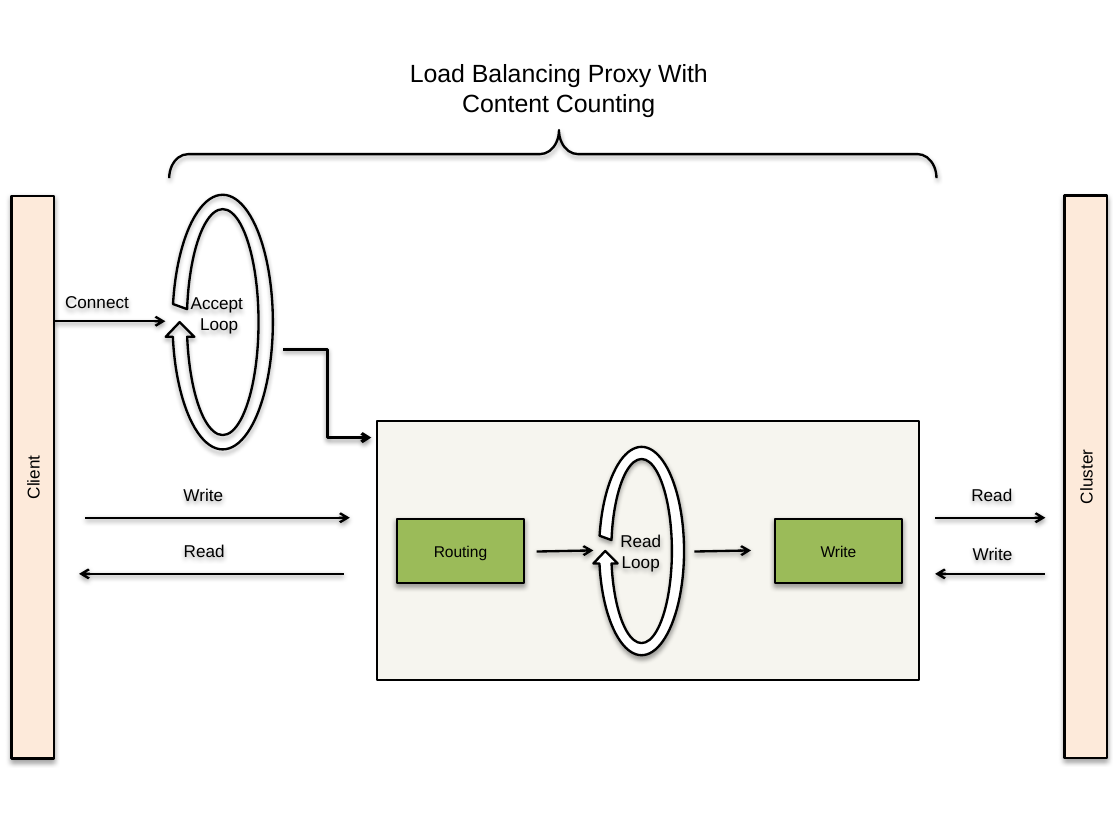
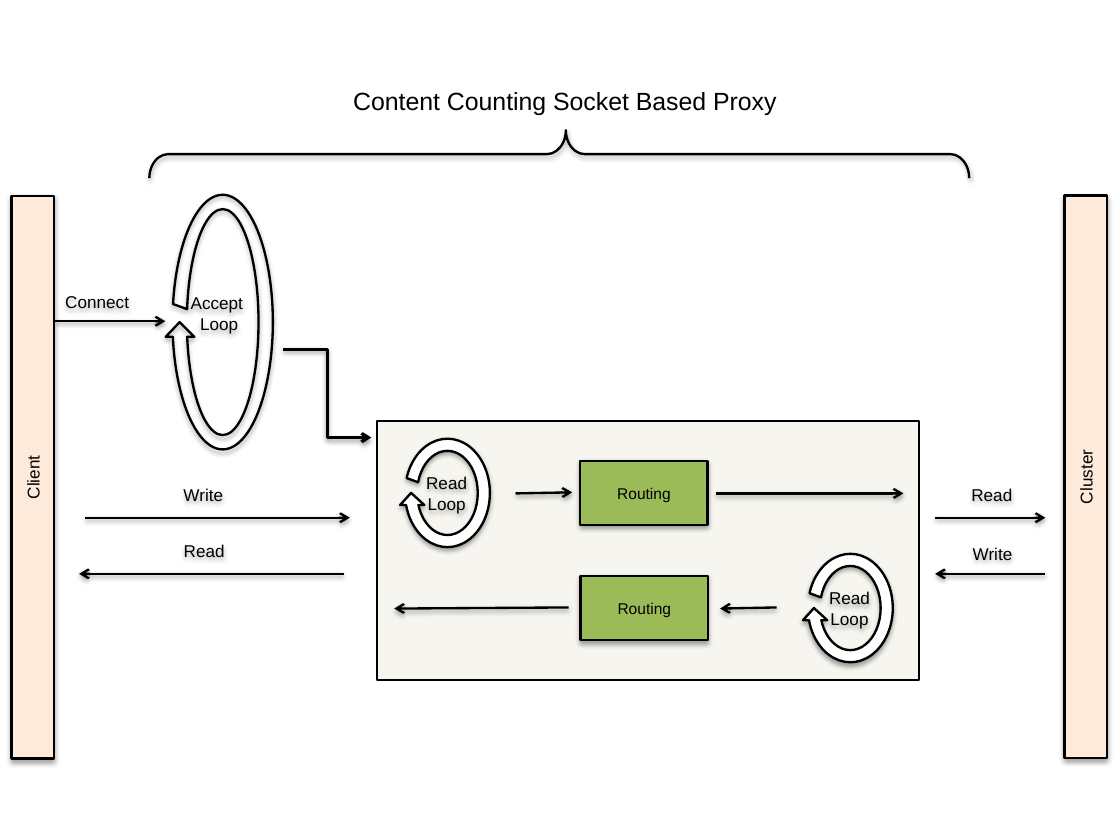
Before and after one commit to samirabloom/dynamic-software-update, a slide deck: slide 3 of report/overview_diagrams.pptx (slide 2 before the commit). Drawn at 1120x840 pixels with LibreOffice and Linux fonts; fonts in the diff are those of the drawing. Boxes give left, top, right and bottom in pixels: in the first picture for what was removed or moved away, otherwise in the second. Text is boxed around its words. In the diff, an @@ line names an element or a change of style, - is before the commit and + after.

```diff
--- a/report/overview_diagrams.pptx
+++ b/report/overview_diagrams.pptx
@@ text at bbox=[353, 92, 776, 115]: text changed @@
-Load Balancing Proxy With Content Counting
+Content Counting Socket Based Proxy
@@ left brace: place and size @@
-left brace at bbox=[169, 130, 936, 178]
+left brace at bbox=[150, 130, 969, 179]
@@ circular arrow: place and size @@
-circular arrow at bbox=[594, 441, 691, 662]
+circular arrow at bbox=[399, 432, 496, 553]
@@ text "Read": place and size @@
-text "Read" at bbox=[620, 534, 661, 572]
+text "Read" at bbox=[426, 476, 467, 514]
@@ rectangle "Routing": place and size @@
-rectangle "Routing" at bbox=[396, 519, 524, 582]
+rectangle "Routing" at bbox=[580, 460, 708, 524]
@@ arrow moved from (536, 551) - (594, 550) to (515, 494) - (572, 493) @@
@@ arrow moved from (694, 551) - (752, 550) to (716, 494) - (904, 494) @@
@@ rectangle removed at bbox=[775, 519, 903, 582] @@
-Write
@@ circular arrow added at bbox=[802, 548, 899, 669], fill #FFFFFF, outline #000000 1.5 pt @@
@@ rectangle added at bbox=[580, 576, 708, 640], fill #9BBB59, outline #000000 1.5 pt, 10 pt, text #000000 @@
+Routing
@@ text added at bbox=[829, 591, 870, 629], 11 pt, text #000000 @@
+Read
+Loop
@@ arrow added from (569, 607) to (394, 608), #000000 1.5 pt @@
@@ arrow added from (776, 607) to (720, 608), #000000 1.5 pt @@
```
Also in this commit, not shown: 3 other slides changed, 1 slide added, 29 other files.
